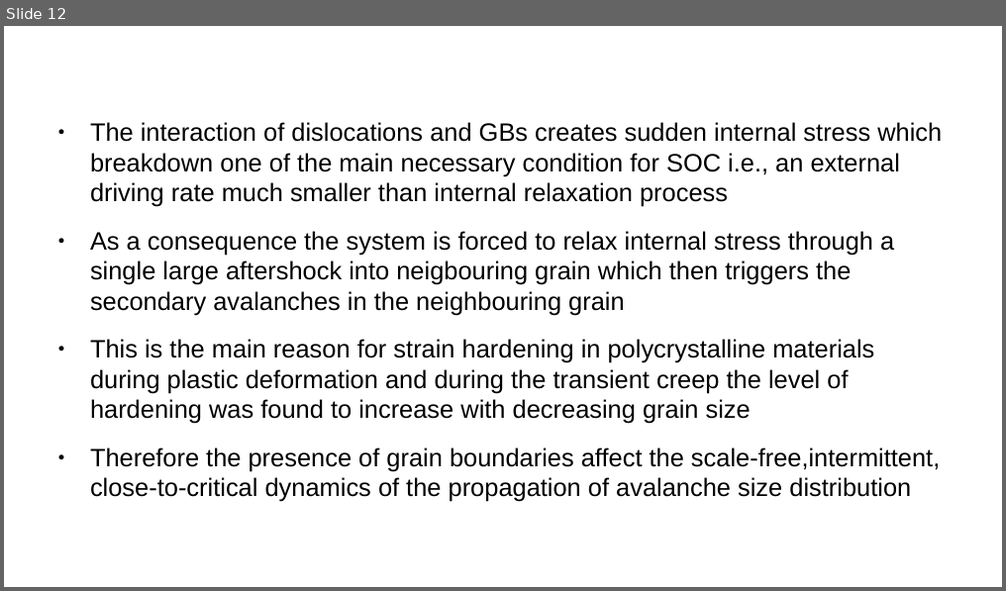
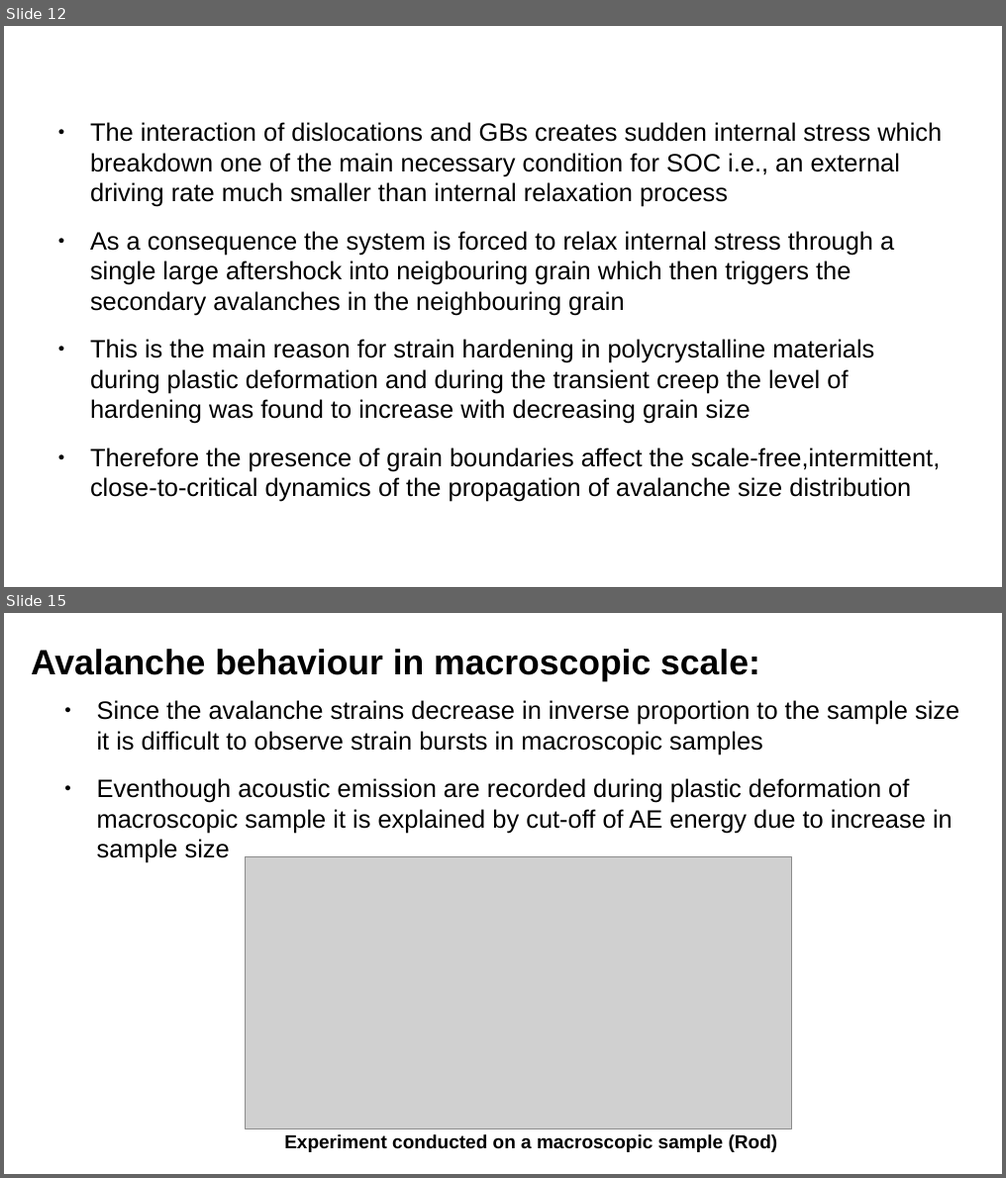
Before and after one commit to ARUN-PRAKASH-95/Journal-club, a slide deck: Presentation/Journalclub.odp. Shown one above the other, each under a label of ours: slide 12 before the commit, slides 12 and 15 after it; the slides between them are not shown. The pictures are 1006x591 and 1006x1178 pixels, drawn with LibreOffice and Linux fonts; fonts in the diff are those of the drawing; grey boxes stand for pictures. Boxes give left, top, right and bottom in pixels: in the first picture for what was removed or moved away, otherwise in the second. Text is boxed around its words. In the diff, an @@ line names an element or a change of style, - is before the commit and + after.

```diff
--- a/Presentation/Journalclub.odp
+++ b/Presentation/Journalclub.odp
@@ slide 15 added at box(4, 613, 1002, 1174), background #FFFFFF @@
@@ title added at box(31, 649, 760, 681), 28 pt, text #000000, bold @@
+Avalanche behaviour in macroscopic scale:
@@ text added at box(97, 700, 959, 863), 20 pt, text #000000 @@
+● Since the avalanche strains decrease in inverse proportion to the sample size it is difficult to observe strain bursts in macroscopic samples
+● Eventhough acoustic emission are recorded during plastic deformation of macroscopic sample it is explained by cut-off of AE energy due to increase in sample size
@@ picture added at box(245, 858, 792, 1129) @@
@@ text added at box(284, 1135, 778, 1153), 15 pt, text #000000, bold @@
+Experiment conducted on a macroscopic sample (Rod)
```
Also in this commit, not shown: 5 slides changed, 3 other slides added, 3 other files.
